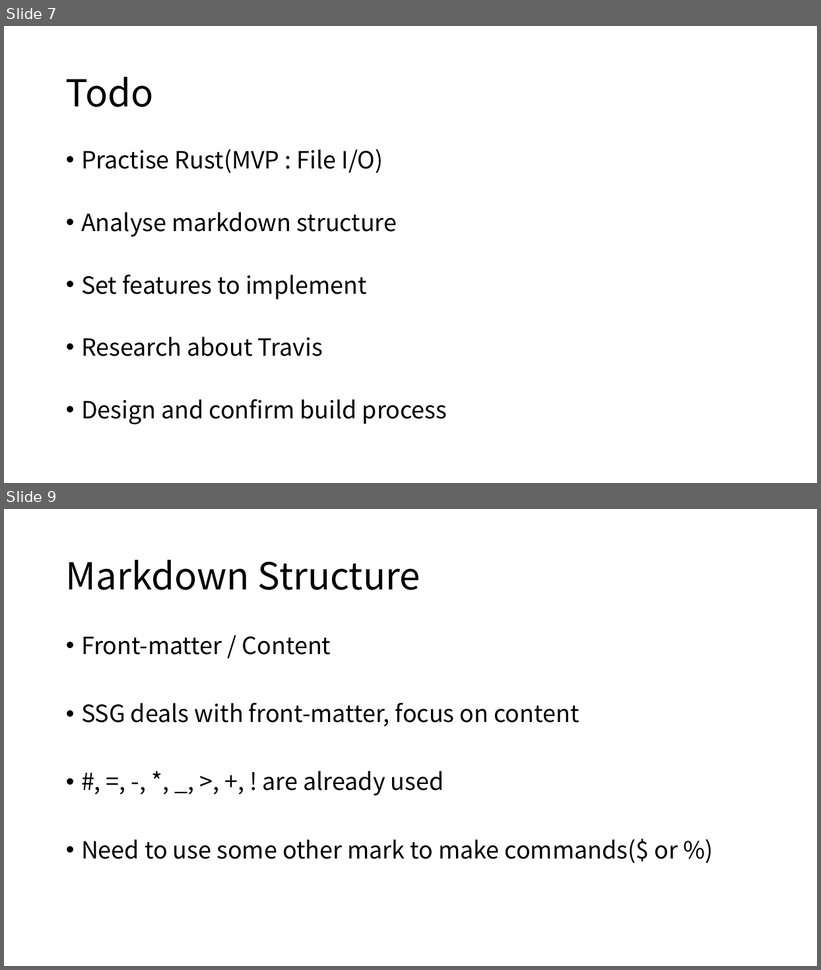
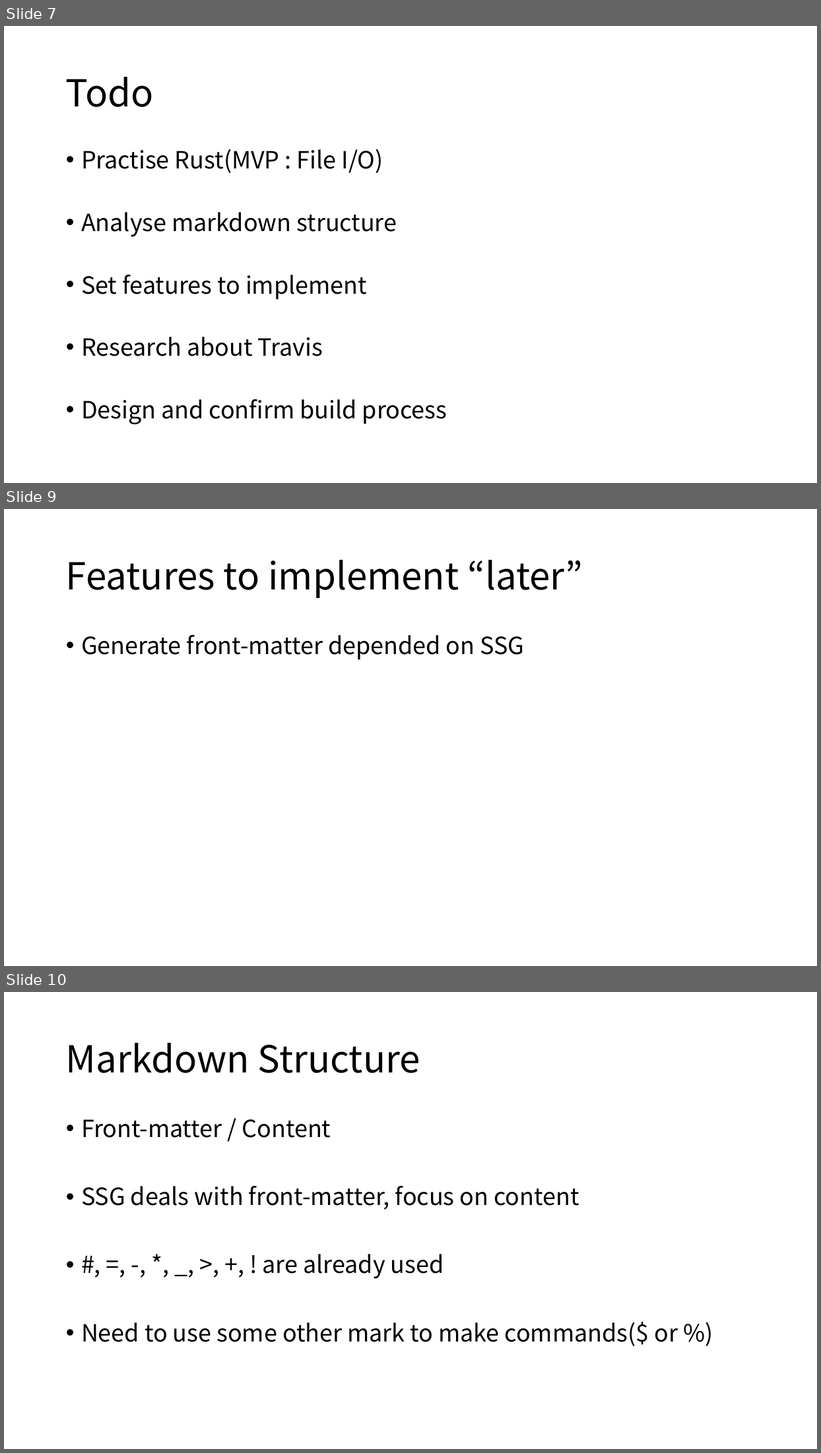
Before and after one commit to hatchling13/rmdprep, a slide deck: layout.pptx. Shown one above the other, each under a label of ours: slides 7 and 9 before the commit, slides 7, 9 and 10 after it; the slides between them are not shown. The pictures are 821x970 and 821x1453 pixels, drawn with LibreOffice and Linux fonts; fonts in the diff are those of the drawing. Boxes give left, top, right and bottom in pixels: in the first picture for what was removed or moved away, otherwise in the second. Text is boxed around its words. In the diff, an @@ line names an element or a change of style, - is before the commit and + after.

```diff
--- a/layout.pptx
+++ b/layout.pptx
@@ slide 9 added at (x1=4, y1=509, x2=817, y2=966), background #FFFFFF @@
@@ title added at (x1=66, y1=560, x2=583, y2=598), 44 pt, text #000000 @@
+Features to implement “later”
@@ text added at (x1=81, y1=635, x2=524, y2=660), 28 pt, text #000000 @@
+• Generate front-matter depended on SSG
@@ what was slide 9 is now slide 10 @@
```
Also in this commit, not shown: 2 slides changed, 3 other files.
